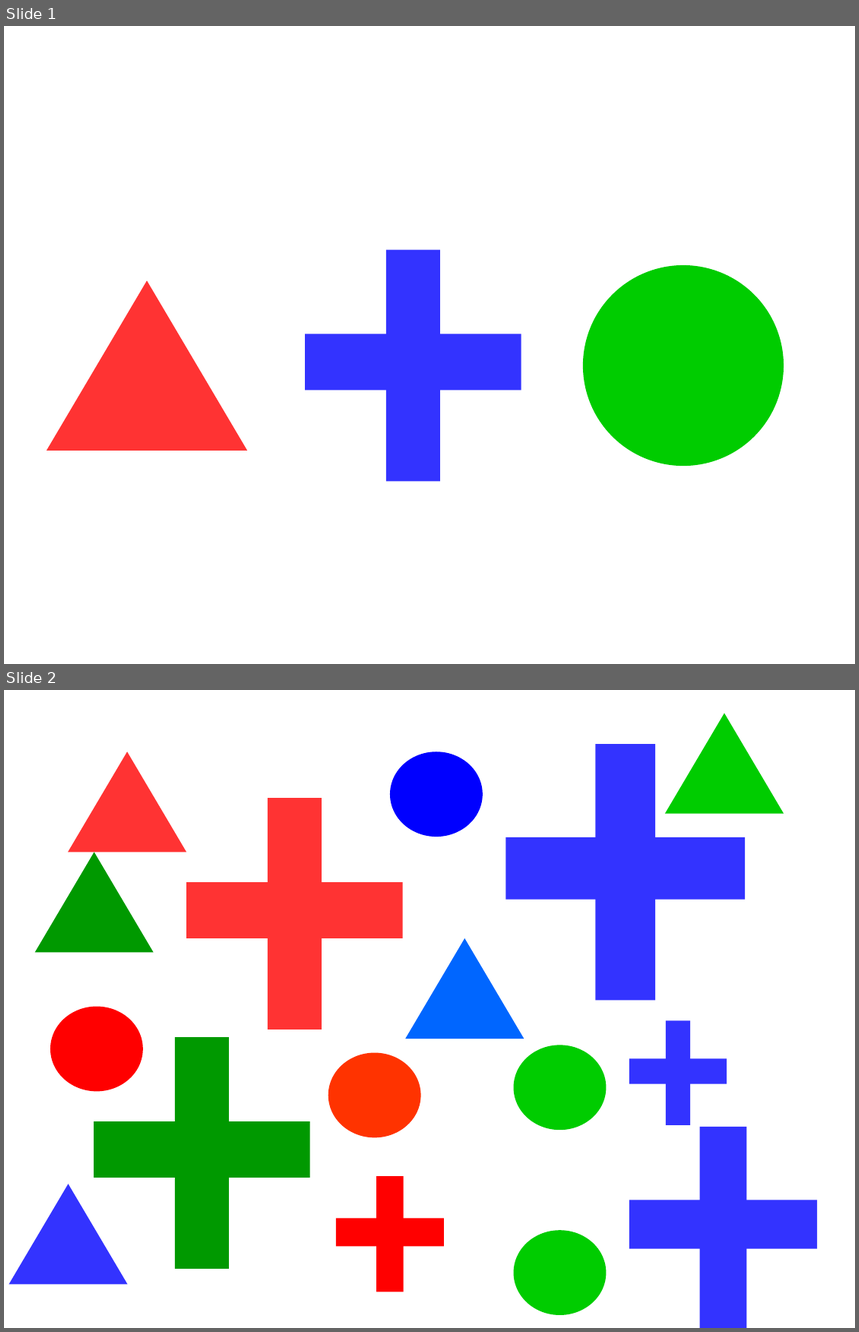
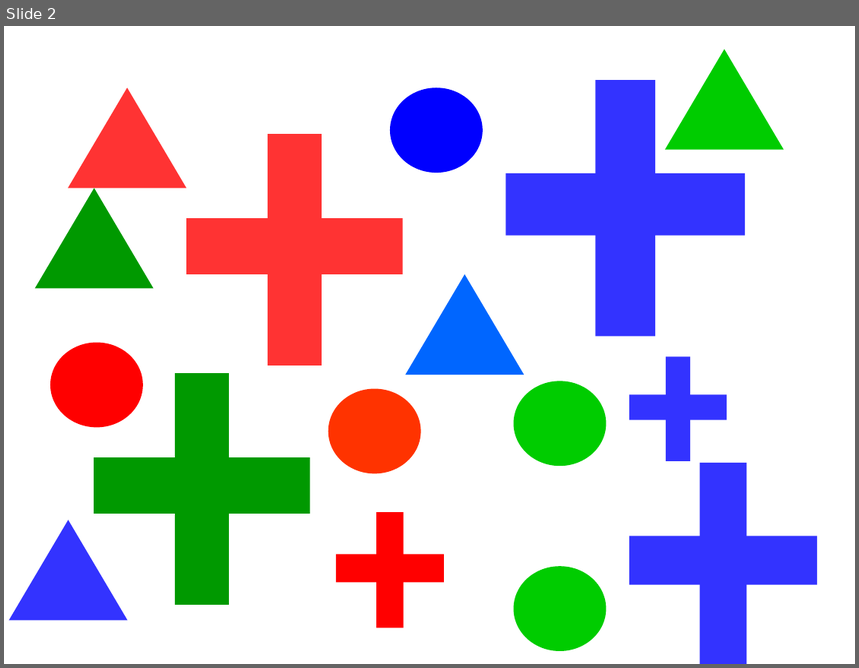
Before and after one commit to ron1818/Singaboat_RobotX2016, a slide deck: robotx_vision/scripts/image/flags.odp. Shown one above the other, each under a label of ours: slides 1 and 2 before the commit, slide 2 after it. The pictures are 859x1332 and 859x668 pixels, drawn with LibreOffice and Linux fonts; fonts in the diff are those of the drawing. Boxes give left, top, right and bottom in pixels: in the first picture for what was removed or moved away, otherwise in the second. Text is boxed around its words. In the diff, an @@ line names an element or a change of style, - is before the commit and + after.

```diff
--- a/robotx_vision/scripts/image/flags.odp
+++ b/robotx_vision/scripts/image/flags.odp
@@ slide 1 removed at [4,26,855,664], background #FFFFFF @@
@@ rectangle removed at [386,250,440,482] @@
@@ ellipse removed at [583,265,784,466] @@
@@ triangle removed at [47,281,247,451] @@
@@ rectangle removed at [305,335,522,391] @@
```
Also in this commit, not shown: 2 slides added, 1 other slide removed, 7 other files.
